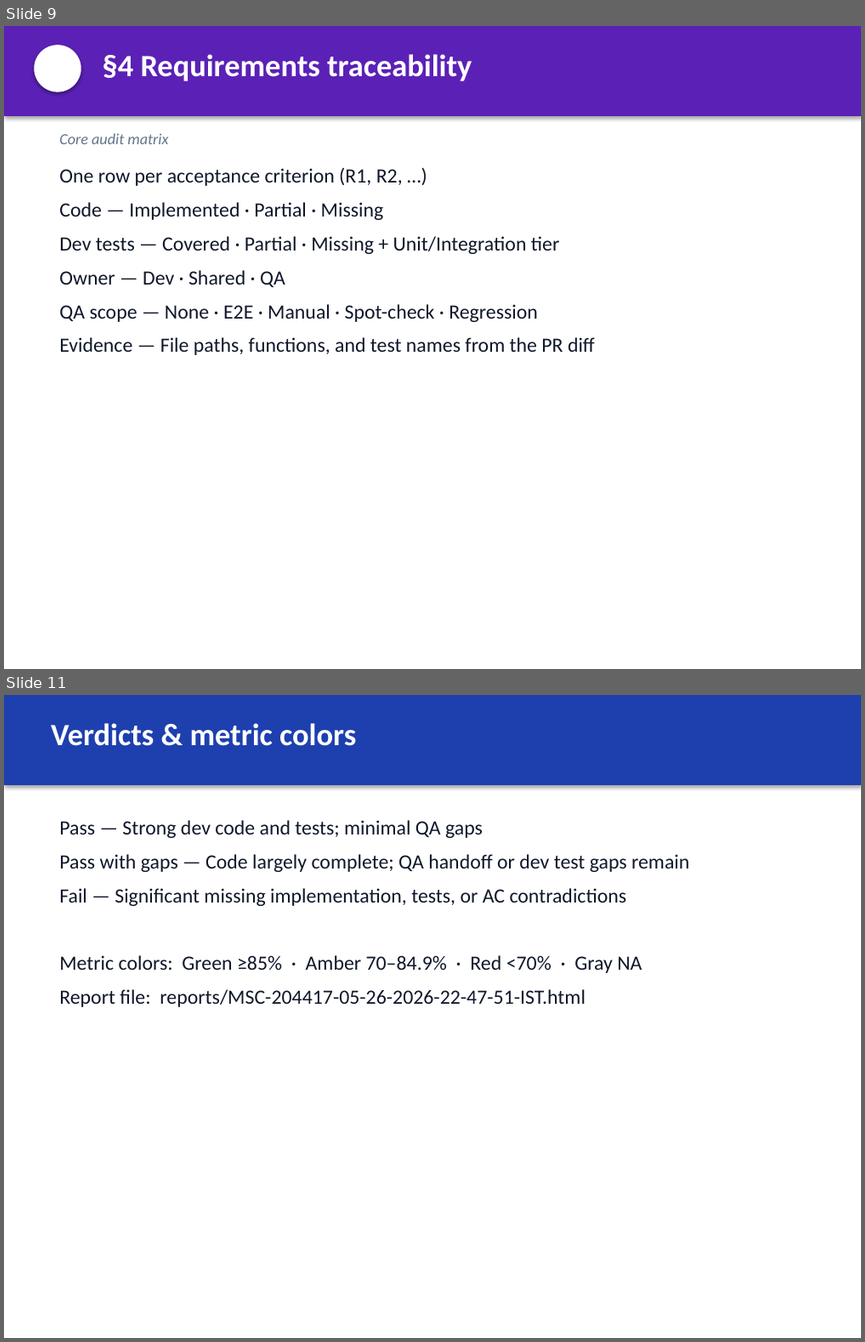
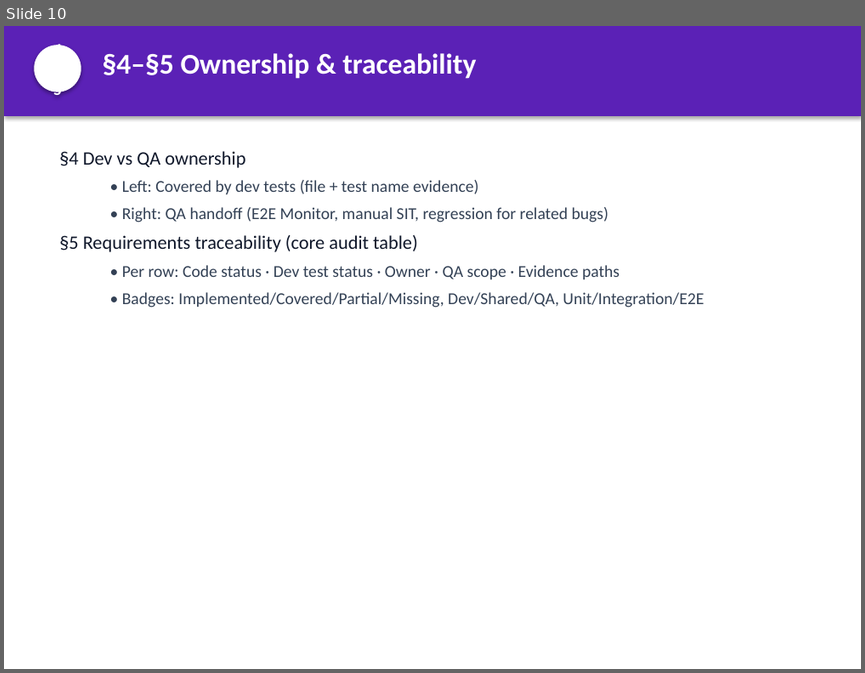
Before and after one commit to mgunjal11/pegasus-qa-agents-lab-copy, a slide deck: docs/MSC-Code-Coverage-Validator-Guide.pptx. Shown one above the other, each under a label of ours: slides 9 and 11 before the commit, slide 10 after it; the slides between them are not shown. The pictures are 865x1342 and 865x673 pixels, drawn with LibreOffice and Linux fonts; fonts in the diff are those of the drawing. Boxes give left, top, right and bottom in pixels: in the first picture for what was removed or moved away, otherwise in the second. Text is boxed around its words. In the diff, an @@ line names an element or a change of style, - is before the commit and + after.

```diff
--- a/docs/MSC-Code-Coverage-Validator-Guide.pptx
+++ b/docs/MSC-Code-Coverage-Validator-Guide.pptx
@@ slide 11 removed at box(4, 695, 861, 1338), background #FFFFFF @@
@@ rectangle removed at box(4, 695, 861, 785) @@
@@ text removed at box(51, 723, 356, 746) @@
-Verdicts & metric colors
@@ text removed at box(59, 820, 689, 1007) @@
-Pass — Strong dev code and tests; minimal QA gaps
-Pass with gaps — Code largely complete; QA handoff or dev test gaps remain
-Fail — Significant missing implementation, tests, or AC contradictions
-Metric colors: Green ≥85% · Amber 70–84.9% · Red <70% · Gray NA
-Report file: reports/MSC-204417-05-26-2026-22-47-51-IST.html
@@ what was slide 9 is now slide 10 @@
@@ slide 10 changed as well @@
@@ text in ellipse at box(53, 41, 62, 100): text added @@
+4–5
@@ text at box(103, 53, 476, 79): text changed; size 26 to 24 pt @@
-§4 Requirements traceability
+§4–§5 Ownership & traceability
@@ text at box(59, 151, 704, 307): text changed; size 17 to 14 pt; text colour #0F172A to #334155 @@
-One row per acceptance criterion (R1, R2, …)
-Code — Implemented · Partial · Missing
-Dev tests — Covered · Partial · Missing + Unit/Integration tier
-Owner — Dev · Shared · QA
-QA scope — None · E2E · Manual · Spot-check · Regression
-Evidence — File paths, functions, and test names from the PR diff
+§4 Dev vs QA ownership
+  • Left: Covered by dev tests (file + test name evidence)
+  • Right: QA handoff (E2E Monitor, manual SIT, regression for related bugs)
+§5 Requirements traceability (core audit table)
+  • Per row: Code status · Dev test status · Owner · QA scope · Evidence paths
+  • Badges: Implemented/Covered/Partial/Missing, Dev/Shared/QA, Unit/Integration/E2E
@@ text removed at box(59, 133, 168, 144) @@
-Core audit matrix
```
Also in this commit, not shown: 6 other slides changed, 9 slides added, 4 other slides removed, 2 other files.
